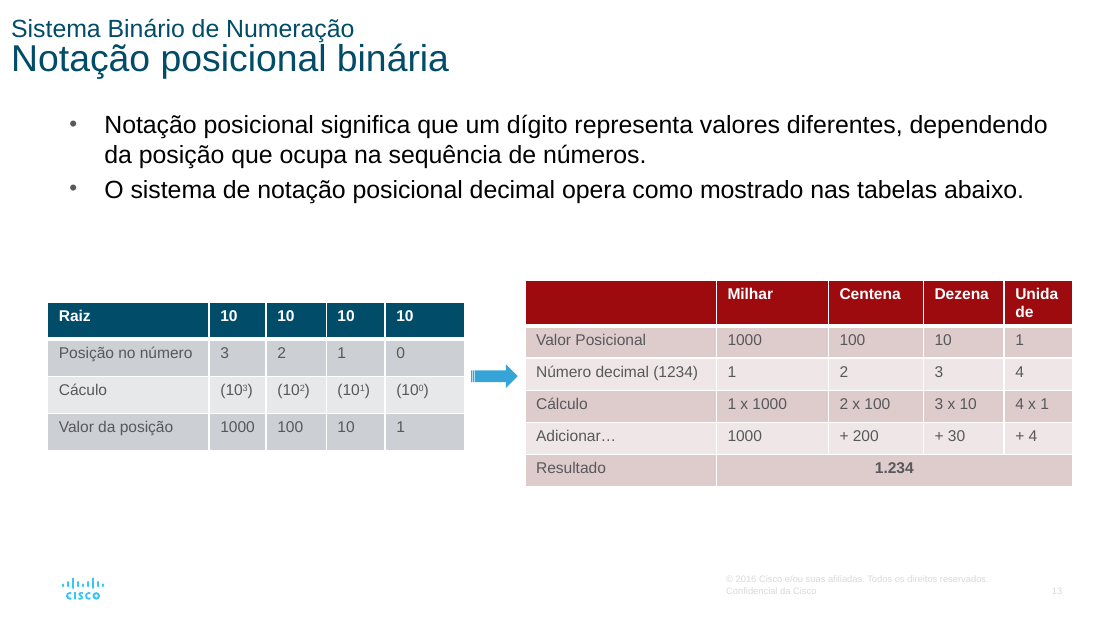
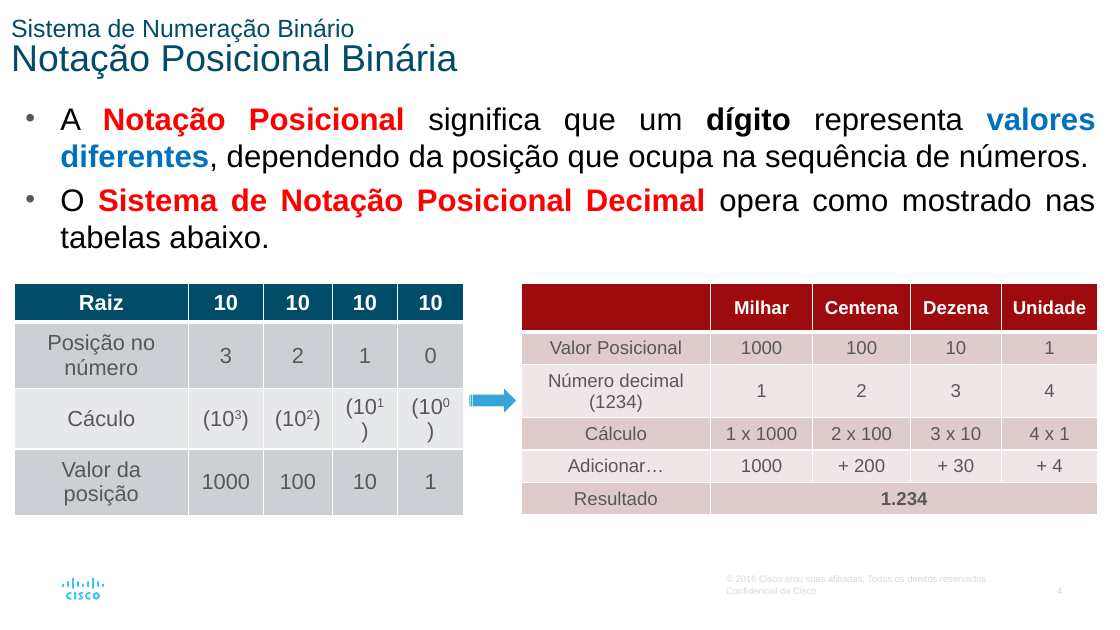
Before and after one commit to vaamonde/netacad, a slide deck: slide 4 of 02-CCNA-200-301-v7/01-CCNA-IntroducaoAsRedes-v7.02/01-Modulo01-PPTS/Modulo05-SistemaNumerico.pptx (slide 13 before the commit). Drawn at 1120x630 pixels with LibreOffice and Linux fonts; fonts in the diff are those of the drawing. Boxes give left, top, right and bottom in pixels: in the first picture for what was removed or moved away, otherwise in the second. Text is boxed around its words. In the diff, an @@ line names an element or a change of style, - is before the commit and + after.

```diff
--- a/02-CCNA-200-301-v7/01-CCNA-IntroducaoAsRedes-v7.02/01-Modulo01-PPTS/Modulo05-SistemaNumerico.pptx
+++ b/02-CCNA-200-301-v7/01-CCNA-IntroducaoAsRedes-v7.02/01-Modulo01-PPTS/Modulo05-SistemaNumerico.pptx
@@ title at (x1=11, y1=18, x2=457, y2=79): text changed @@
-Sistema Binário de Numeração
-Notação posicional binária
+Sistema de Numeração Binário
+Notação Posicional Binária
@@ text at (x1=60, y1=107, x2=1096, y2=249): text changed; size 16 to 20 pt @@
-• Notação posicional significa que um dígito representa valores diferentes, dependendo da posição que ocupa na sequência de números.
-• O sistema de notação posicional decimal opera como mostrado nas tabelas abaixo.
+• A Notação Posicional significa que um dígito representa valores diferentes, dependendo da posição que ocupa na sequência de números.
+• O Sistema de Notação Posicional Decimal opera como mostrado nas tabelas abaixo.
@@ table at (x1=15, y1=283, x2=465, y2=510) @@
@@ size 10 to 14 pt @@
@@ alignment left to centre @@
@@ table resized from (x1=48, y1=302, x2=466, y2=451) to (x1=15, y1=283, x2=465, y2=510) @@
@@ table at (x1=522, y1=283, x2=1098, y2=523) @@
@@ size 10 to 12 pt @@
@@ alignment left to centre @@
@@ table resized from (x1=525, y1=280, x2=1073, y2=488) to (x1=522, y1=283, x2=1098, y2=523) @@
@@ striped right arrow moved from (x1=472, y1=364, x2=519, y2=388) to (x1=469, y1=389, x2=516, y2=412) @@
@@ page number at (x1=1057, y1=586, x2=1062, y2=596): text changed @@
-13
+4
```
Also in this commit, not shown: 7 other slides changed, 13 slides removed, 2 other files.
